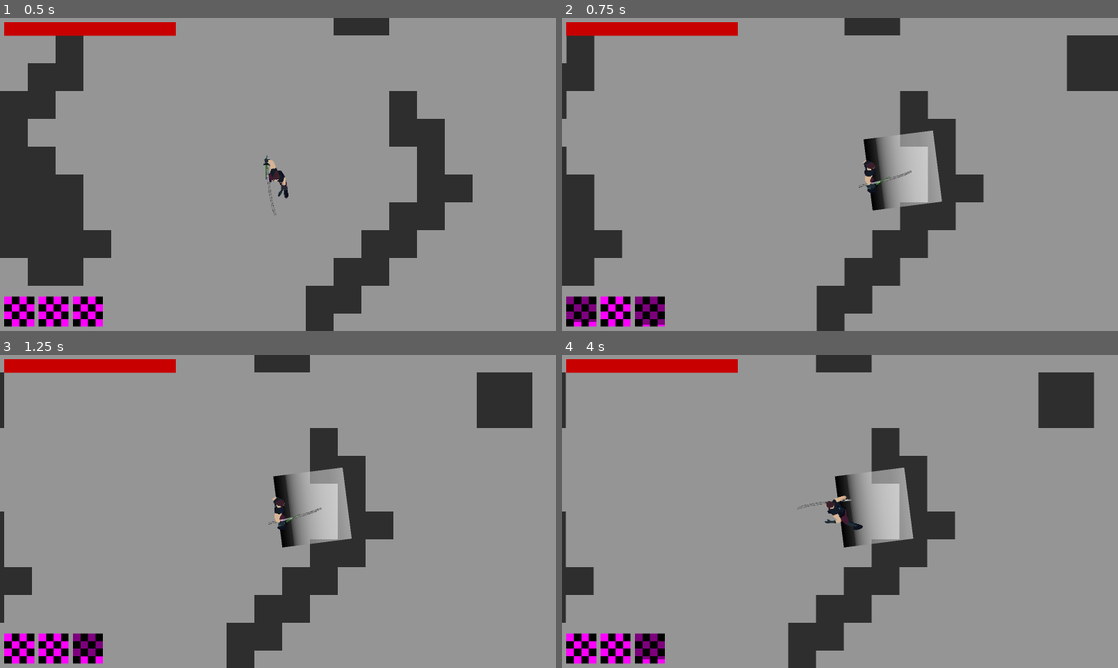
Above: before the commit, frames 1-4 (two rows, left to right).
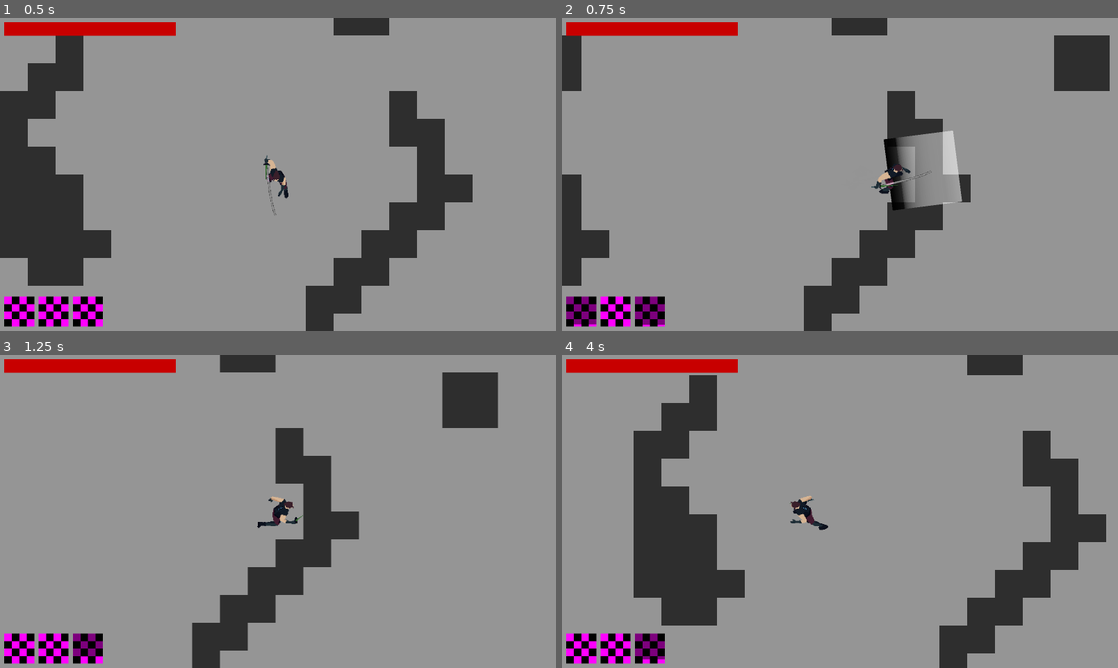
Above: after the commit, the same moments.

Repository: deshis/igdt-hack-and-slash
Game: Godot game, scene res://Scenes/main.tscn
Same seed, same stepped clock (60 frames per second), same inputs: the game is played once before the commit and once after it. The engine's default icon, where the game draws it, is replaced by a stand-in: a white triangle on a blue panel in a dark square.
Inputs (mouse positions are in pixels of both pictures, inside the frame that each line leads up to):
- Up to frame 1 (0.5 s): no input
- Up to frame 2 (0.75 s): tap Enter at 0.5 s; move the mouse to (962, 158) at 0.52 s; hold D (move_right) from 0.53 s (still down); hold Shift (movement_ability) from 0.53 s (still down); click (962, 158) at 0.67 s
- Up to frame 3 (1.25 s): keep holding D (move_right); keep holding Shift (movement_ability)
- Up to frame 4 (4 s): release D (move_right) at 1.25 s; release Shift (movement_ability) at 1.25 s; drag from (728, 527) to (840, 511) at 1.27 s; move the mouse to (895, 442) at 2.02 s; hold D (move_right) 2.03-2.75 s; hold Shift (movement_ability) 2.03-2.75 s; right-click (895, 442) at 2.1 s; drag from (812, 574) to (840, 511) at 2.77 s; move the mouse to (1006, 558) at 3.52 s; hold A (move_left) from 3.53 s (still down); hold Shift (movement_ability) from 3.53 s (still down)

Frame 1 is identical in both runs. In frame 2, 8.5% of the frame differs, in the area x 0-100%, y 0-100%; in frame 3, 14%; in frame 4, 27%, in the area x 0-98%, y 0-100%.

Commit message:
Dash bug fix
Fixed bug when attacking and dashing at the same time

Diff:
--- a/Scripts/player/player.gd
+++ b/Scripts/player/player.gd
@@ -157,7 +157,6 @@
 
 
 func perform_light_attack() -> void:
-
 	# enable hitbox and visuals
 	light_attack.visible = true
 	light_attack_hitbox.disabled = false
@@ -178,7 +177,6 @@
 
 
 func perform_heavy_attack() -> void:
-
 	# enable hitbox and visuals
 	heavy_attack.visible = true
 	heavy_attack_hitbox.disabled = false
@@ -197,6 +195,7 @@
 	current_speed = heavy_attack_dash_speed
 
 func perform_dash():
+	can_attack = false
 	can_dash = false
 	dashing = true
 
@@ -290,6 +289,7 @@
 func _on_dash_length_timer_timeout() -> void:
 	current_speed = movement_speed
 	dashing = false
+	can_attack = true
 	player_sprite.stop_dash()
 
 func _on_attack_light_area_entered(area: Area2D) -> void:
